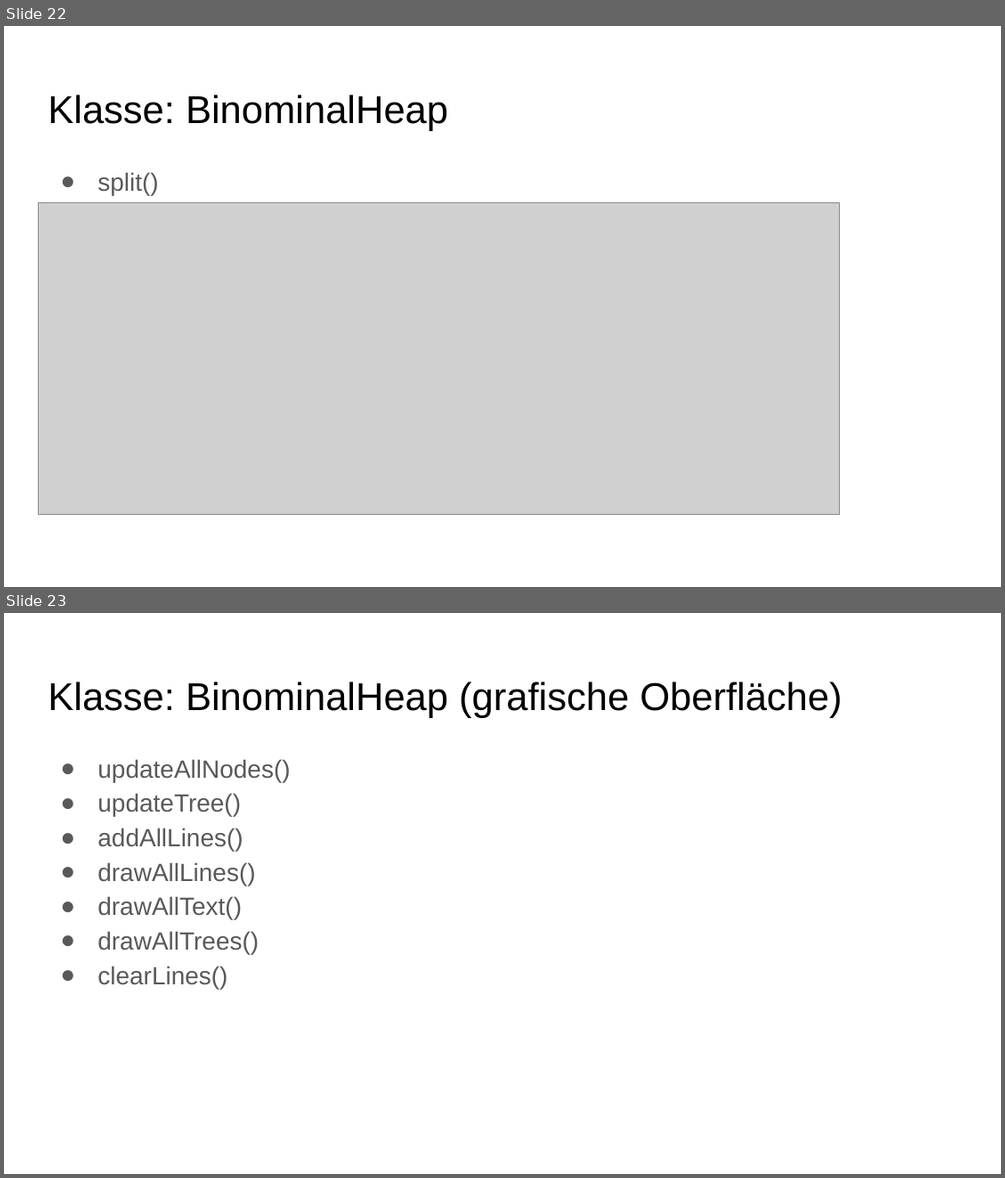
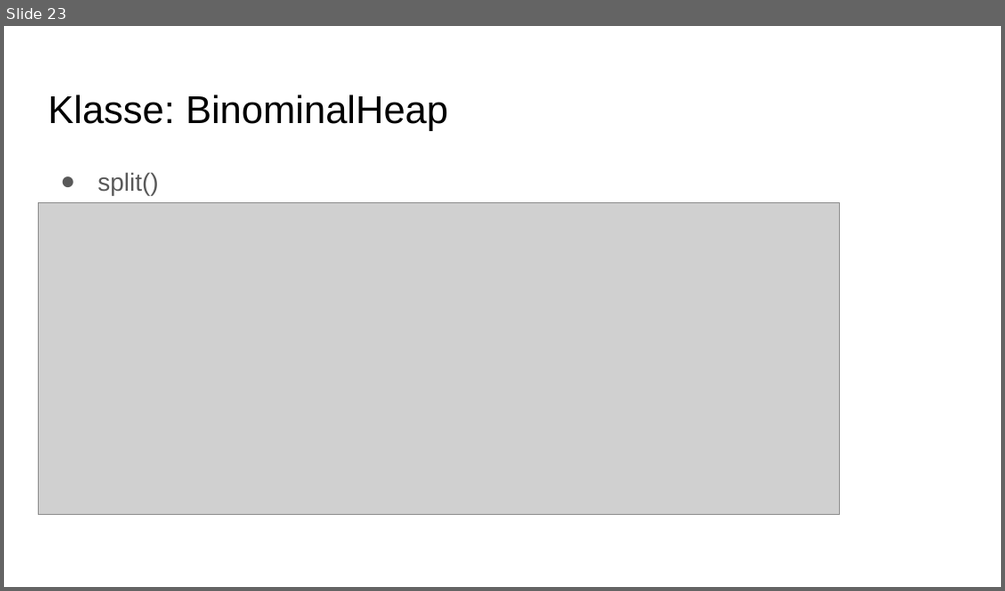
Before and after one commit to DieCoolenVonDerSchule/Algo1920fixed, a slide deck: Dokumente/Präsentation.pptx. Shown one above the other, each under a label of ours: slides 22 and 23 before the commit, slide 23 after it. The pictures are 1005x1178 and 1005x591 pixels, drawn with LibreOffice and Linux fonts; fonts in the diff are those of the drawing; grey boxes stand for pictures. Boxes give left, top, right and bottom in pixels: in the first picture for what was removed or moved away, otherwise in the second. Text is boxed around its words. In the diff, an @@ line names an element or a change of style, - is before the commit and + after.

```diff
--- a/Dokumente/Präsentation.pptx
+++ b/Dokumente/Präsentation.pptx
@@ slide 23 removed at [4, 613, 1001, 1174], background #FFFFFF @@
@@ title removed at [48, 682, 841, 718] @@
-Klasse: BinominalHeap (grafische Oberfläche)
@@ text removed at [97, 759, 290, 989] @@
-● updateAllNodes()
-● updateTree()
-● addAllLines()
-● drawAllLines()
-● drawAllText()
-● drawAllTrees()
-● clearLines()
@@ what was slide 22 is now slide 23 @@
```
Also in this commit, not shown: 6 slides changed, 3 slides added, 1 other slide removed, 5 other files.
